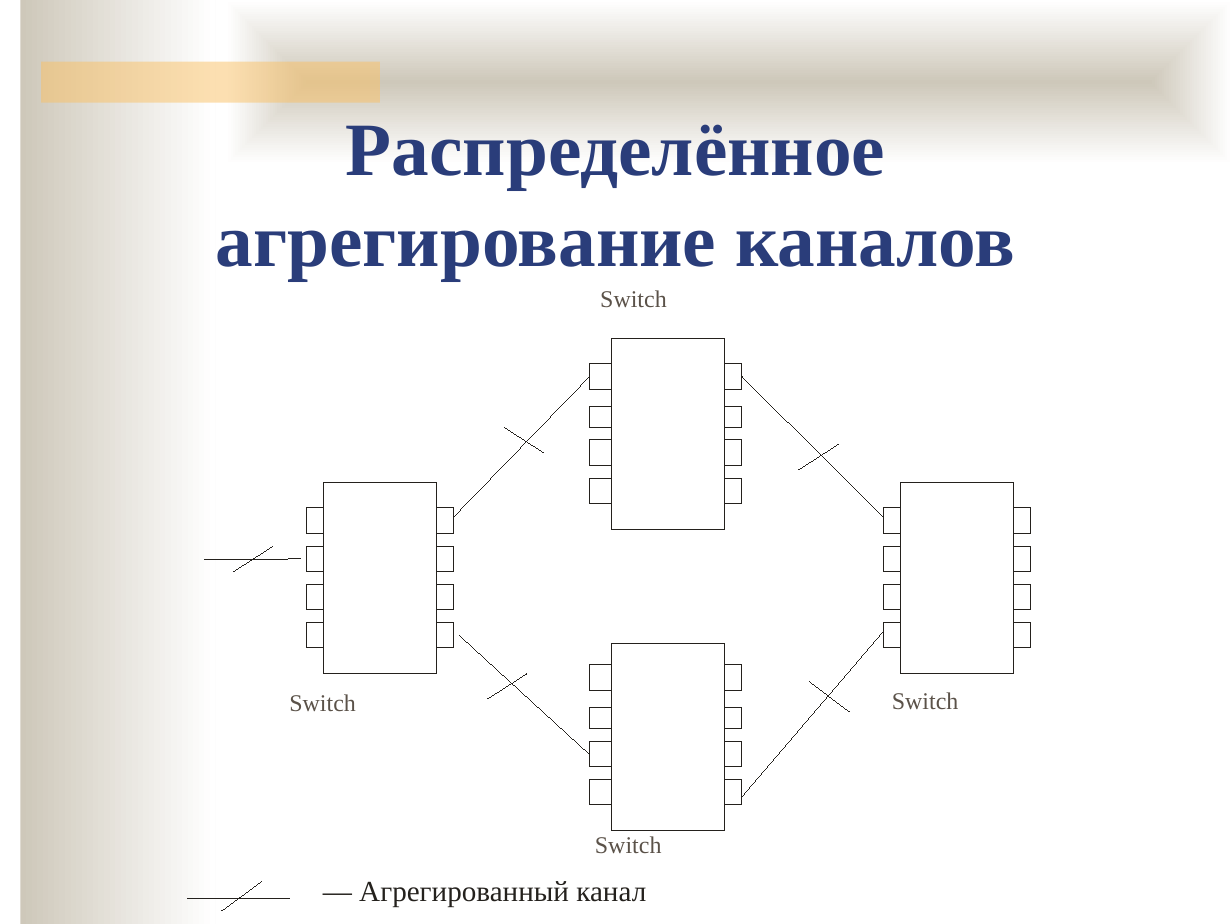
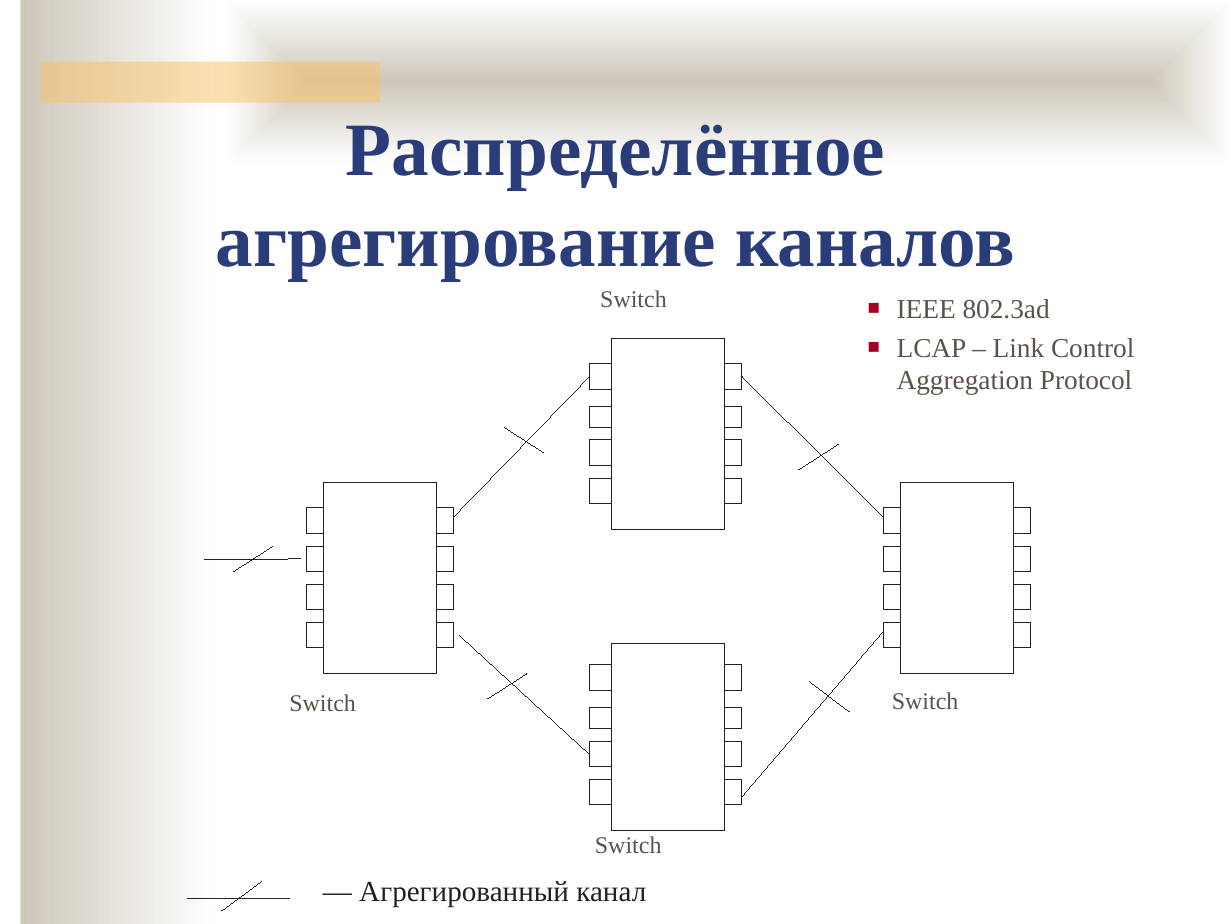
Before and after one commit to ukoloff/nets, a slide deck: slide 15 of 08.pptx (slide 12 before the commit). Drawn at 1232x924 pixels with LibreOffice and Linux fonts; fonts in the diff are those of the drawing; background and template pictures are left out. Boxes give left, top, right and bottom in pixels: in the first picture for what was removed or moved away, otherwise in the second. Text is boxed around its words. In the diff, an @@ line names an element or a change of style, - is before the commit and + after.

```diff
--- a/08.pptx
+++ b/08.pptx
@@ text added at (x1=897, y1=299, x2=1134, y2=395), 16 pt, text #5B5249 @@
+■ IEEE 802.3ad
+■ LCAP – Link Control Aggregation Protocol
```
Also in this commit, not shown: 12 other slides changed, 10 slides added, 8 slides removed.
